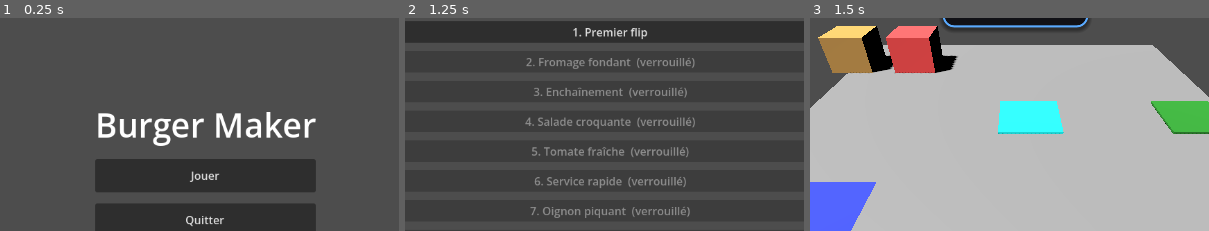
Above: before the commit, frames 1-3 (left to right).
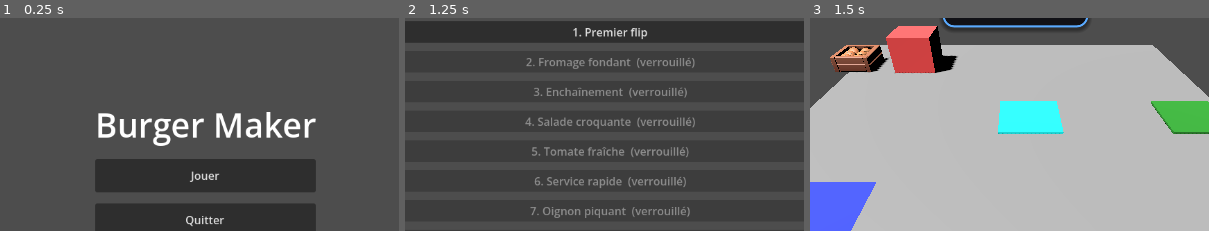
Above: after the commit, the same moments.

Repository: arthur-mdn/Godot-Burger-Maker
Game: Godot game, scene res://Scenes/MainMenu.tscn
Two runs of this game, one before a commit and one after it. Both use one fixed random seed, a clock stepped at 60 frames per second and the inputs below.
Inputs:
- Up to frame 1 (0.25 s): no input
- Up to frame 2 (1.25 s): click "Jouer" at 0.5 s
- Up to frame 3 (1.5 s): click "1. Premier flip" at 1.25 s
The pictures show only the part of the screen within x 24-74%, y 17-67%; the shares and areas given below are measured in that part.

Frames 1-2 are identical in both runs. In frame 3, 3.0% of the frame differs, in the area x 2-21%, y 3-26%.

Commit message:
Import bun dispenser asset

Diff:
--- a/Scenes/Dispenser.tscn
+++ b/Scenes/Dispenser.tscn
@@ -2,25 +2,16 @@
 
 [ext_resource type="Script" uid="uid://m1rrap4r7plt" path="res://Scripts/dispenser.gd" id="1_dspnr"]
 
-[sub_resource type="BoxMesh" id="BoxMesh_dspnr"]
-size = Vector3(1.2, 1, 1.2)
-
-[sub_resource type="StandardMaterial3D" id="Material_dspnr"]
-albedo_color = Color(0.5, 0.5, 0.5, 1)
-
 [sub_resource type="BoxShape3D" id="BoxShape3D_area"]
-size = Vector3(1.2, 1, 1.2)
+size = Vector3(1.1, 0.85, 1.1)
 
 [node name="Dispenser" type="Node3D" unique_id=700602885]
 script = ExtResource("1_dspnr")
 
-[node name="MeshInstance3D" type="MeshInstance3D" parent="." unique_id=291683079]
-transform = Transform3D(1, 0, 0, 0, 1, 0, 0, 0, 1, 0, 0.5, 0)
-mesh = SubResource("BoxMesh_dspnr")
-surface_material_override/0 = SubResource("Material_dspnr")
+[node name="Visual" type="Node3D" parent="."]
 
 [node name="Area3D" type="Area3D" parent="." unique_id=1164181864]
-transform = Transform3D(1, 0, 0, 0, 1, 0, 0, 0, 1, 0, 0.5, 0)
+transform = Transform3D(1, 0, 0, 0, 1, 0, 0, 0, 1, 0, 0.42, 0)
 
 [node name="CollisionShape3D" type="CollisionShape3D" parent="Area3D" unique_id=1810080064]
 shape = SubResource("BoxShape3D_area")
--- a/Scripts/dispenser.gd
+++ b/Scripts/dispenser.gd
@@ -6,15 +6,30 @@
 
 const ItemScene = preload("res://Scenes/Item.tscn")
 
+const KAYKIT_VISUALS := {
+	0: preload("res://Assets/KayKit/gltf/crate_buns.gltf"),
+}
+
+const FALLBACK_COLORS := {
+	0: Color(0.8, 0.6, 0.3),
+	1: Color(1.0, 0.3, 0.3),
+	2: Color(1.0, 0.8, 0.2),
+	3: Color(1.0, 0.2, 0.2),
+	4: Color(0.2, 0.8, 0.2),
+	5: Color(0.8, 0.7, 1.0),
+}
+
 @onready var area = $Area3D
-@onready var mesh_instance = $MeshInstance3D
+@onready var visual_root = $Visual
 
 signal item_spawned(item)
+
 
 func _ready():
 	add_to_group("dispenser")
 	area.input_event.connect(_on_input_event)
 	_update_visual()
+
 
 func _on_input_event(_camera, event, _position, _normal, _shape_idx):
 	if event is InputEventMouseButton \
@@ -22,23 +37,33 @@
 	and event.button_index == MOUSE_BUTTON_LEFT:
 		_dispense()
 
+
 func _dispense():
 	var item = ItemScene.instantiate()
 	item.type = item_type
-	# Ajout dans le parent de la scène principale
 	get_parent().add_child(item)
-	item.global_position = global_position + Vector3(0, 1.2, 0)
+	item.global_position = global_position + Vector3(0, 1.0, 0)
 	emit_signal("item_spawned", item)
 
+
 func _update_visual():
-	if not is_instance_valid(mesh_instance):
+	for child in visual_root.get_children():
+		child.queue_free()
+
+	if KAYKIT_VISUALS.has(item_type):
+		var model: Node3D = KAYKIT_VISUALS[item_type].instantiate()
+		visual_root.add_child(model)
+		match item_type:
+			0:
+				model.scale = Vector3(0.55, 0.55, 0.55)
 		return
-	var mat = StandardMaterial3D.new()
-	match item_type:
-		0: mat.albedo_color = Color(0.8, 0.6, 0.3)  # BUN
-		1: mat.albedo_color = Color(1.0, 0.3, 0.3)  # STEAK
-		2: mat.albedo_color = Color(1.0, 0.8, 0.2)  # CHEESE
-		3: mat.albedo_color = Color(1.0, 0.2, 0.2)  # TOMATO
-		4: mat.albedo_color = Color(0.2, 0.8, 0.2)  # SALAD
-		5: mat.albedo_color = Color(0.8, 0.7, 1.0)  # ONION
+
+	var mesh_instance := MeshInstance3D.new()
+	var box := BoxMesh.new()
+	box.size = Vector3(1.2, 1, 1.2)
+	mesh_instance.mesh = box
+	mesh_instance.position = Vector3(0, 0.5, 0)
+	var mat := StandardMaterial3D.new()
+	mat.albedo_color = FALLBACK_COLORS.get(item_type, Color.GRAY)
 	mesh_instance.material_override = mat
+	visual_root.add_child(mesh_instance)
Binary file added: Assets/KayKit/gltf/crate_buns.bin
Not shown, added: Assets/KayKit/gltf/crate_buns.gltf
Not shown, added: Assets/KayKit/gltf/crate_buns.gltf.import
Binary file added: Assets/KayKit/gltf/food_ingredient_bun.bin
Not shown, added: Assets/KayKit/gltf/food_ingredient_bun.gltf
Not shown, added: Assets/KayKit/gltf/food_ingredient_bun.gltf.import
Binary file added: Assets/KayKit/gltf/restaurantbits_texture.png
Not shown, added: Assets/KayKit/gltf/restaurantbits_texture.png.import
